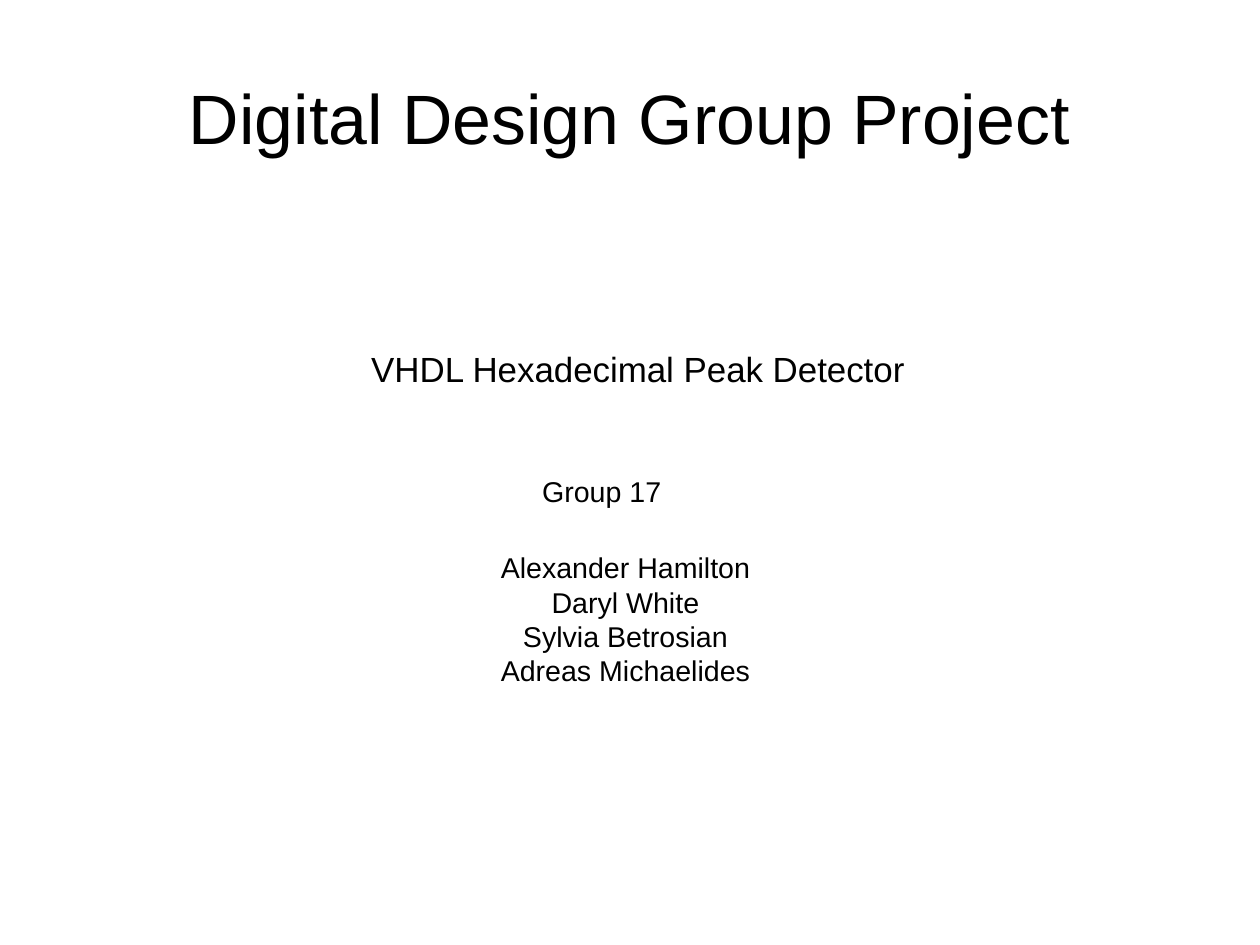
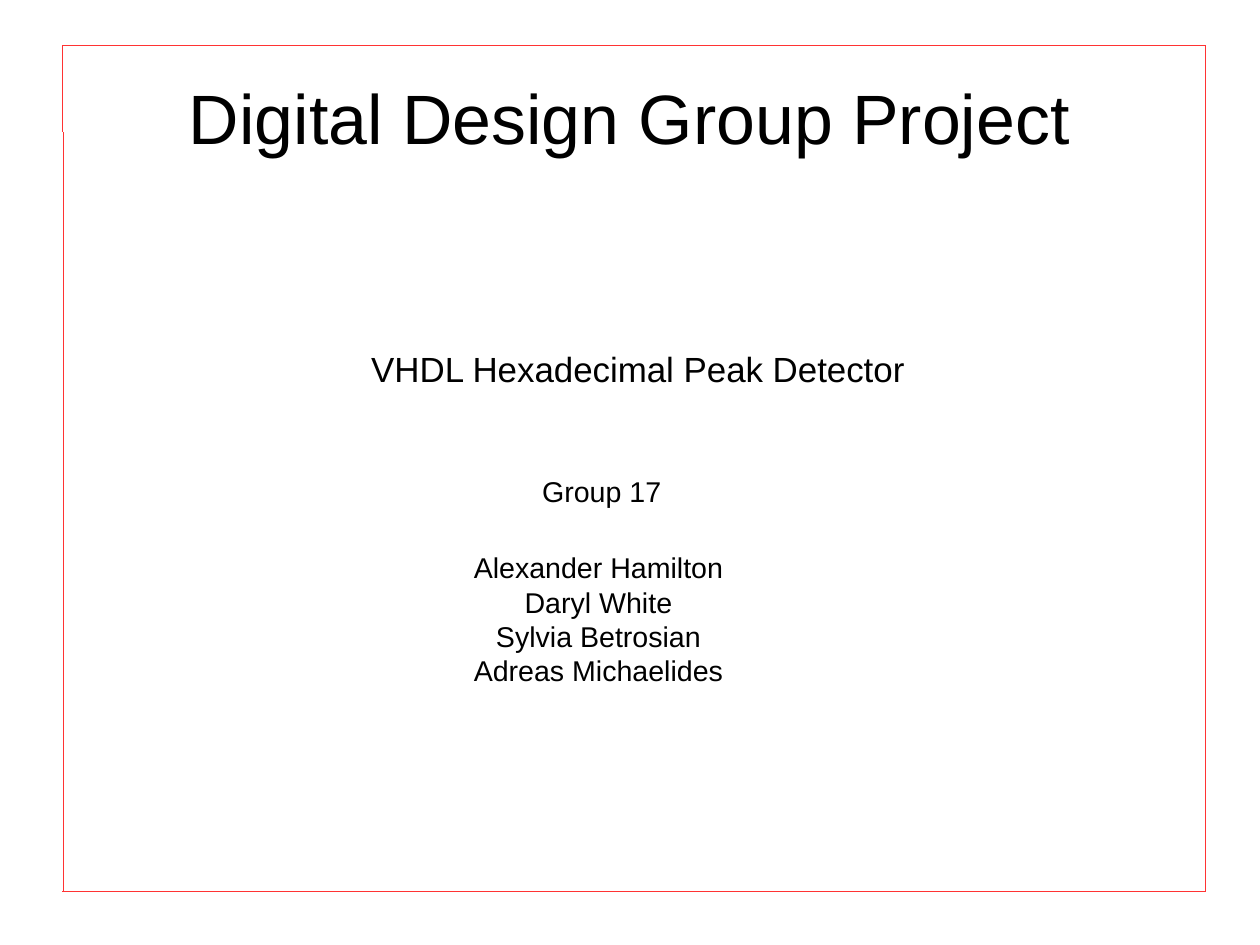
Before and after one commit to darylw357/digital_design_group, a slide deck: slide 1 of presentation.odp. Drawn at 1260x945 pixels with LibreOffice and Linux fonts; fonts in the diff are those of the drawing. Boxes give left, top, right and bottom in pixels: in the first picture for what was removed or moved away, otherwise in the second. Text is boxed around its words. In the diff, an @@ line names an element or a change of style, - is before the commit and + after.

```diff
--- a/presentation.odp
+++ b/presentation.odp
@@ line added from (63, 45) to (63, 892), #FF3333 0 pt @@
@@ line added from (1206, 45) to (63, 45), #FF3333 0 pt @@
@@ line added from (1206, 892) to (1206, 45), #FF3333 0 pt @@
@@ text "Alexander Hamilton": place and size @@
-text "Alexander Hamilton" at bbox=[501, 557, 750, 682]
+text "Alexander Hamilton" at bbox=[474, 557, 723, 682]
@@ line added from (63, 892) to (1206, 892), #FF3333 0 pt @@
```
Also in this commit, not shown: 1 other file.
